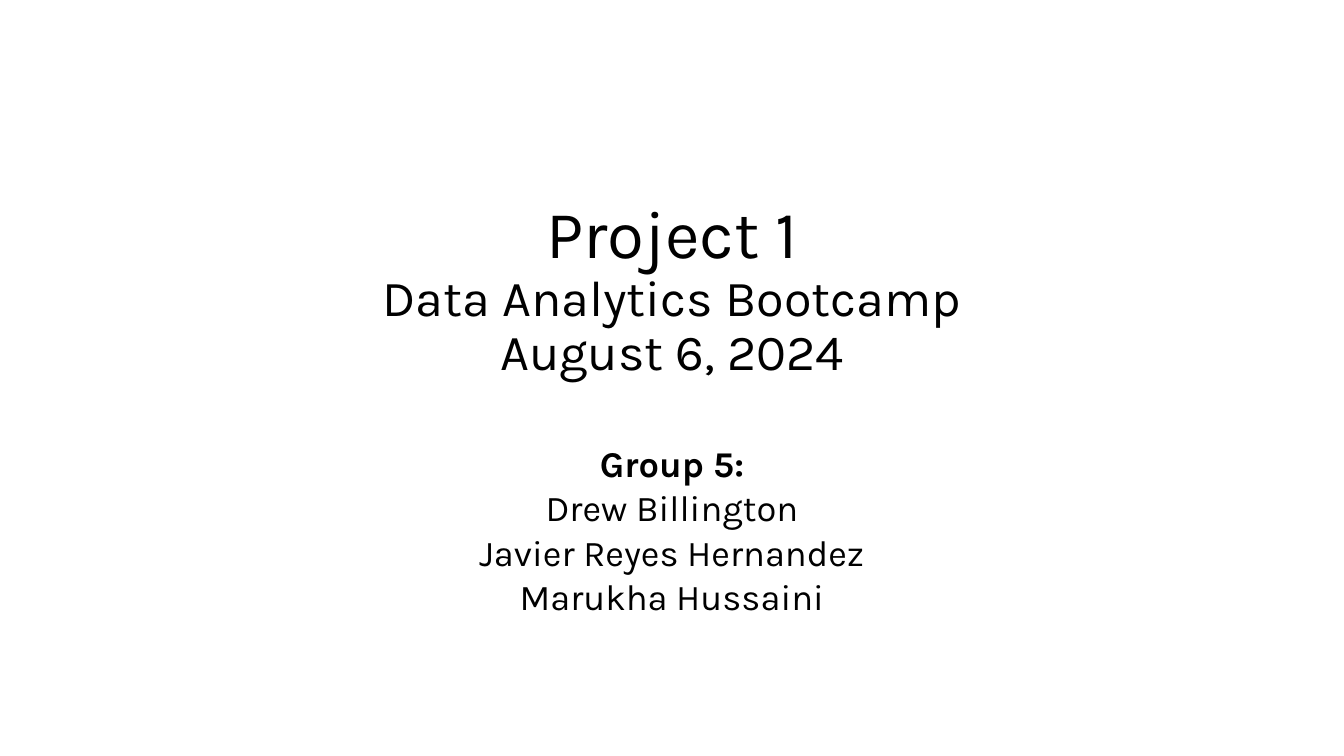
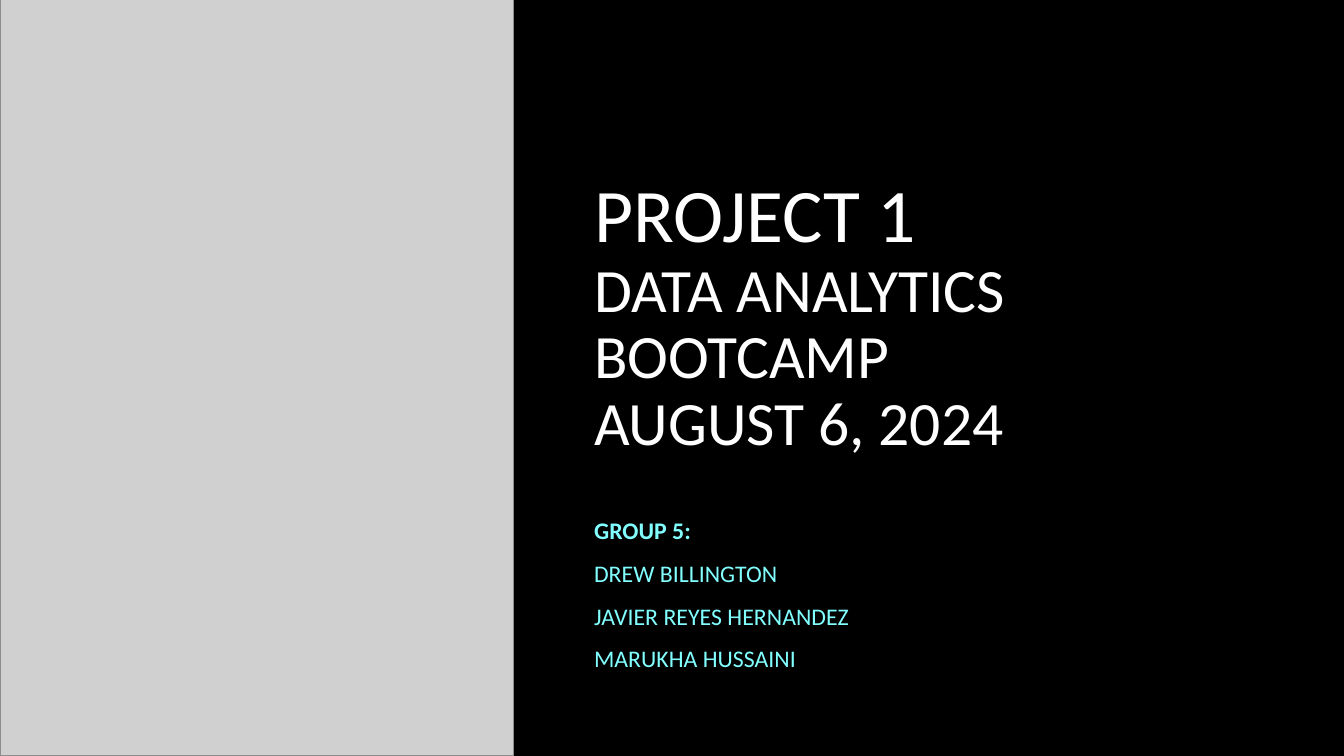
Before and after one commit to javiereyes21/Project-1, a slide deck: slide 1 of Group5Project1Presentation.pptx. Drawn at 1344x756 pixels with LibreOffice and Linux fonts; fonts in the diff are those of the drawing; grey boxes stand for pictures; background and template pictures are left out. Boxes give left, top, right and bottom in pixels: in the first picture for what was removed or moved away, otherwise in the second. Text is boxed around its words. In the diff, an @@ line names an element or a change of style, - is before the commit and + after.

```diff
--- a/Group5Project1Presentation.pptx
+++ b/Group5Project1Presentation.pptx
@@ background #FFFFFF to picture (left out) @@
@@ picture added at bbox=[0, 0, 513, 756] @@
@@ group added at bbox=[0, 0, 241, 756]: 16 freeform shapes, 4 rectangles @@
@@ title at bbox=[594, 193, 1005, 453]: text changed; size 36 to 44 pt; font Karla to Calibri; text colour #000000 to #FFFFFF @@
-Project 1
-Data Analytics Bootcamp
-August 6, 2024
+PROJECT 1
+DATA ANALYTICS BOOTCAMP
+AUGUST 6, 2024
@@ subtitle at bbox=[594, 523, 848, 667]: text changed; size 25.9 to 17 pt; font Karla to Calibri; text colour #000000 to #82FFFF @@
-Group 5:
-Drew Billington
-Javier Reyes Hernandez
-Marukha Hussaini
+GROUP 5:
+DREW BILLINGTON
+JAVIER REYES HERNANDEZ
+MARUKHA HUSSAINI
```
Also in this commit, not shown: 14 other slides changed, 3 slides added, 11 other files.
